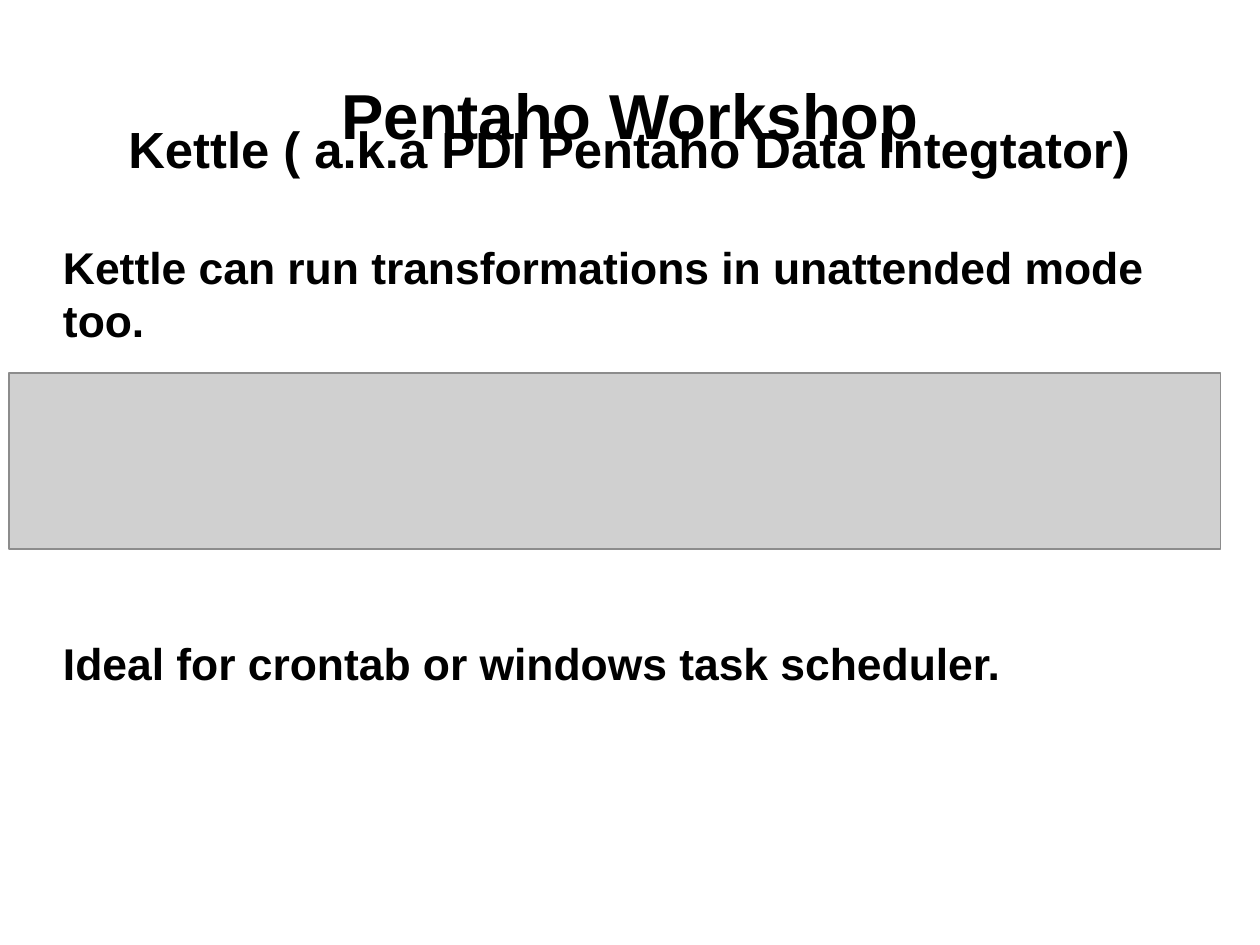
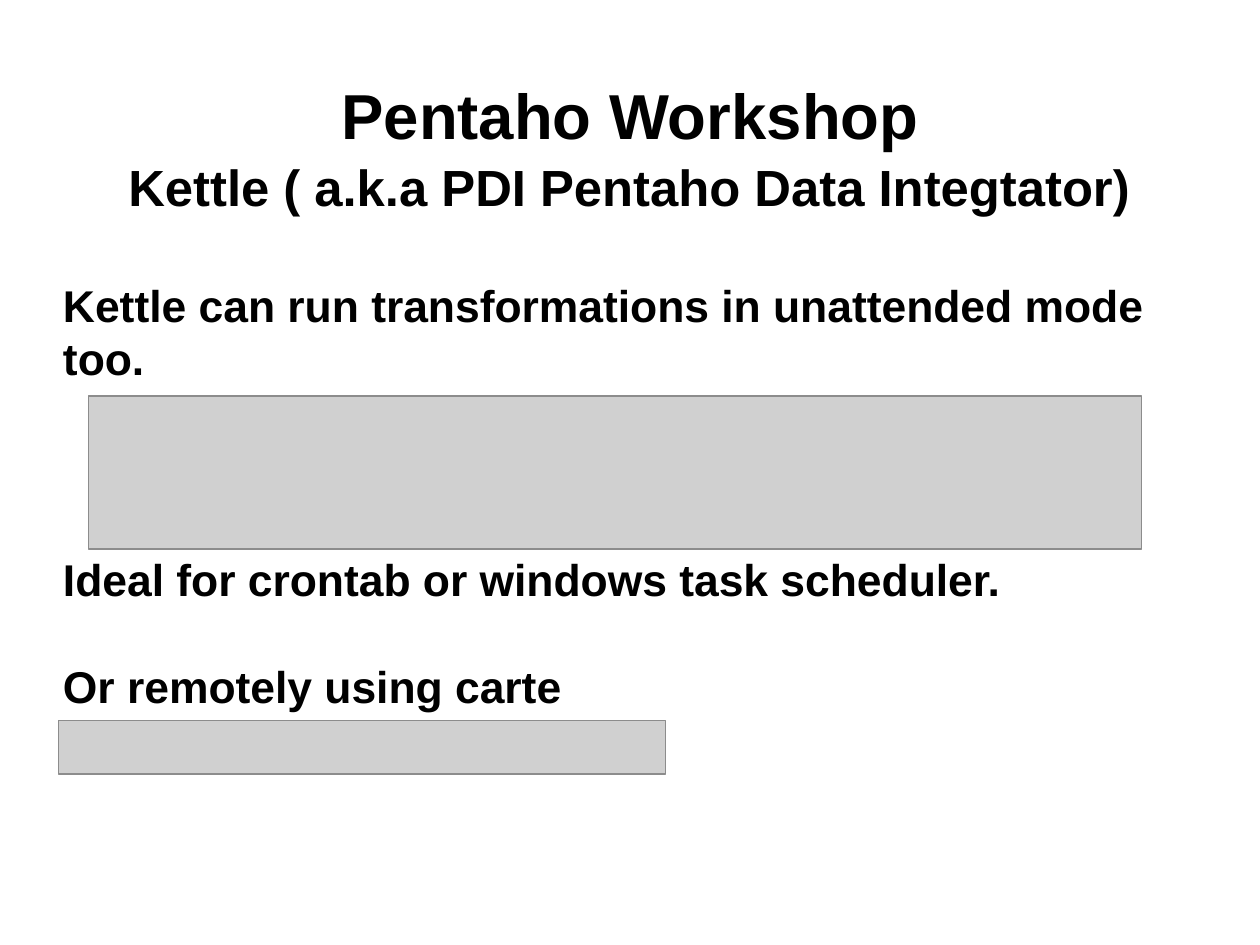
Before and after one commit to juasiepo/pentahoworkshop, a slide deck: slide 12 of Slides/PentahoWorkshopPresentation.odp. Drawn at 1260x945 pixels with LibreOffice and Linux fonts; fonts in the diff are those of the drawing; grey boxes stand for pictures; background and template pictures are left out. Boxes give left, top, right and bottom in pixels: in the first picture for what was removed or moved away, otherwise in the second. Text is boxed around its words. In the diff, an @@ line names an element or a change of style, - is before the commit and + after.

```diff
--- a/Slides/PentahoWorkshopPresentation.odp
+++ b/Slides/PentahoWorkshopPresentation.odp
@@ picture: place and size @@
-picture at [9,373,1221,549]
+picture at [88,396,1141,549]
@@ subtitle at [63,670,561,712]: paragraph added @@
+Or remotely using carte
@@ picture added at [59,720,667,774] @@
```
